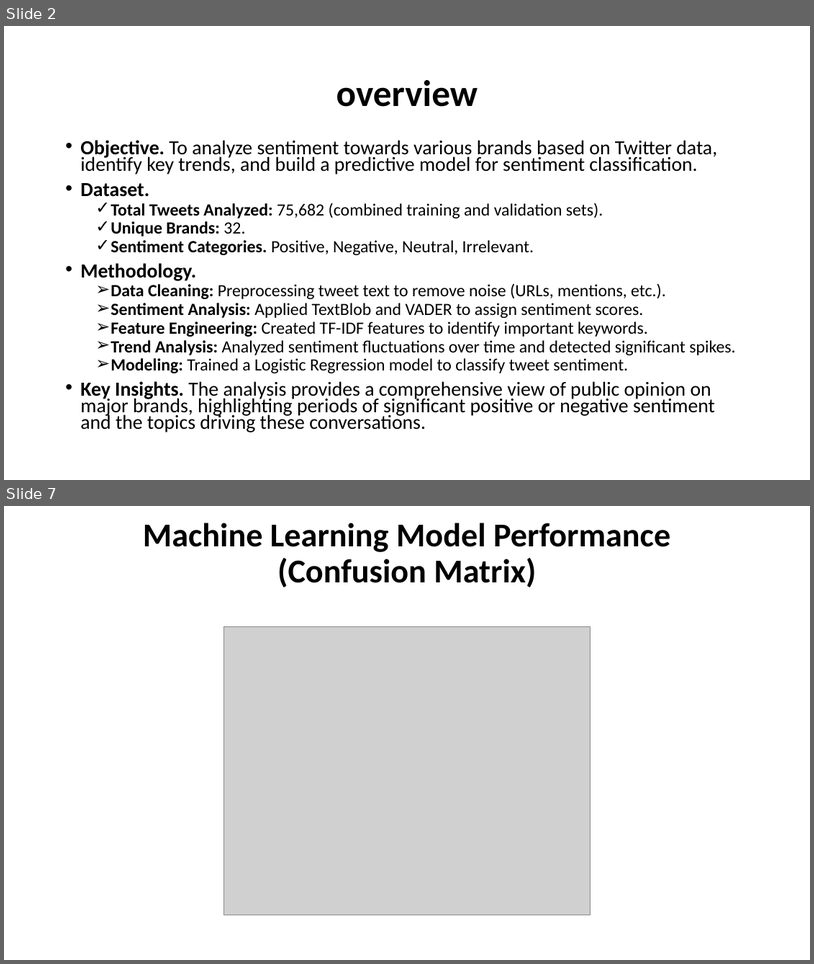
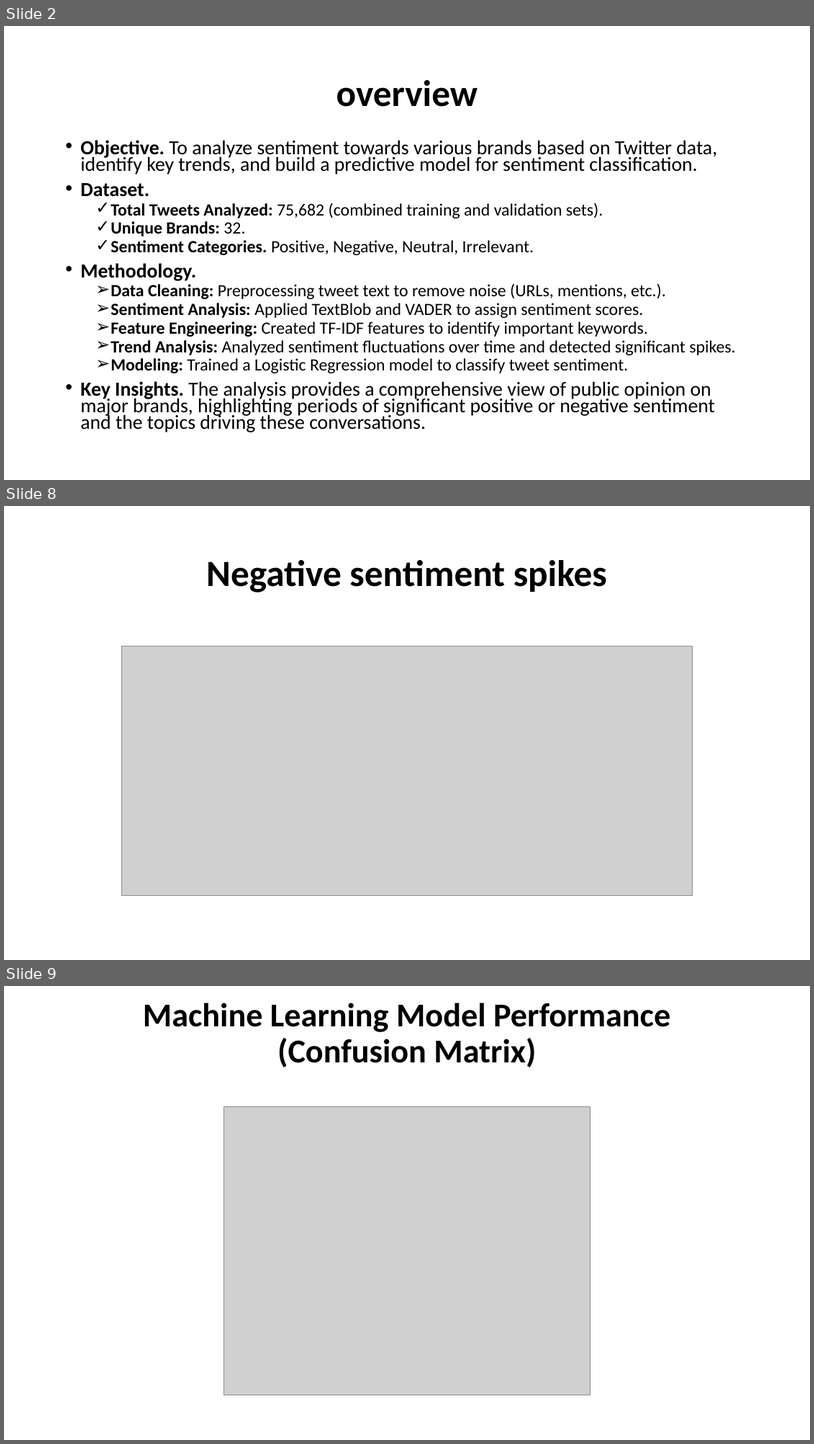
Before and after one commit to johnsteven9988776655/twitter_analysis, a slide deck: Twitter brand sentiment analysis.pptx. Shown one above the other, each under a label of ours: slides 2 and 7 before the commit, slides 2, 8 and 9 after it; the slides between them are not shown. The pictures are 814x964 and 814x1444 pixels, drawn with LibreOffice and Linux fonts; fonts in the diff are those of the drawing; grey boxes stand for pictures. Boxes give left, top, right and bottom in pixels: in the first picture for what was removed or moved away, otherwise in the second. Text is boxed around its words. In the diff, an @@ line names an element or a change of style, - is before the commit and + after.

```diff
--- a/Twitter brand sentiment analysis.pptx
+++ b/Twitter brand sentiment analysis.pptx
@@ slide 8 added at (4, 506, 810, 960), background #FFFFFF @@
@@ title added at (206, 560, 607, 592), 44 pt, text #000000, bold @@
+Negative sentiment spikes
@@ picture added at (121, 646, 693, 896) @@
@@ what was slide 7 is now slide 9 @@
```
Also in this commit, not shown: 5 slides changed, 1 other slide added, 1 other file.
